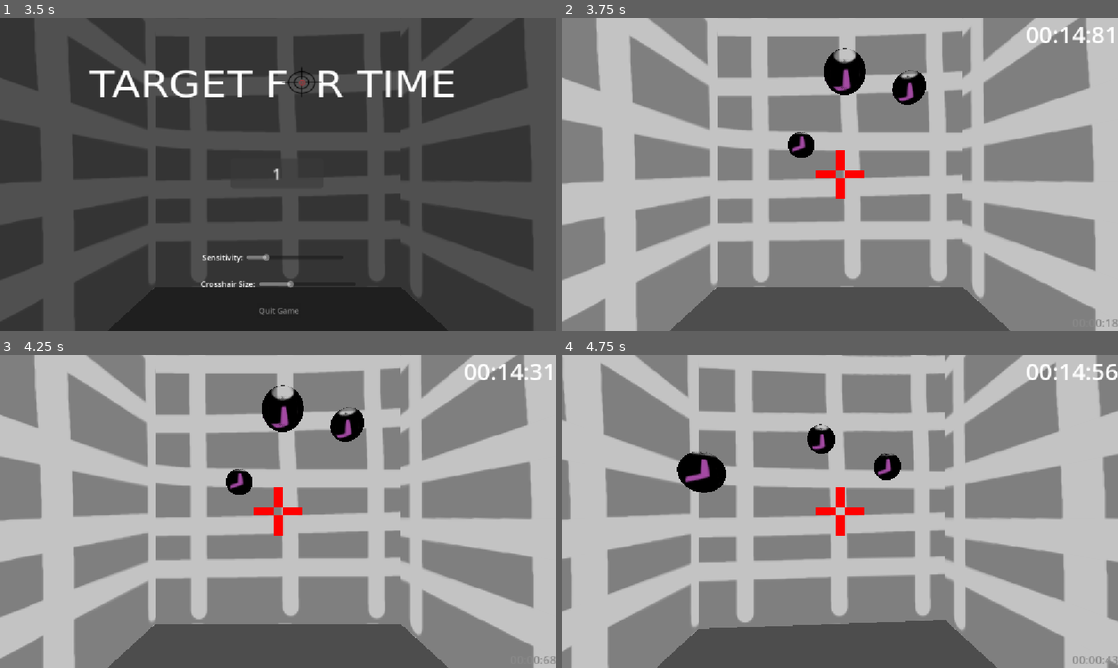
Above: before the commit, frames 1-4 (two rows, left to right).
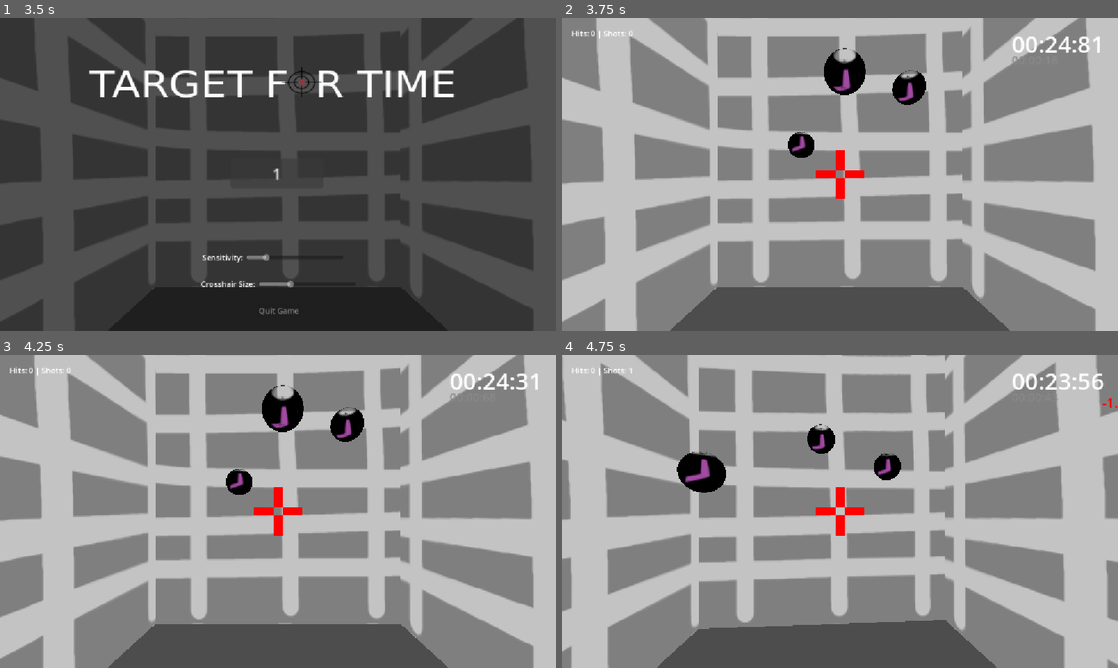
Above: after the commit, the same moments.

Repository: wiiuavi/TargetForTime
Game: Godot game, scene res://main.tscn
The game is run twice, just before and just after one commit, with the same random seed, the same clock (stepped at 60 frames per second) and the same inputs.
Inputs (mouse positions are in pixels of both pictures, inside the frame that each line leads up to):
- Up to frame 1 (3.5 s): click "Start Game" at 0.5 s; click "3" at 1.25 s; click "2" at 2 s; click "1" at 2.75 s
- Up to frame 2 (3.75 s): click "1" at 3.5 s
- Up to frame 3 (4.25 s): no input
- Up to frame 4 (4.75 s): move the mouse to (867, 511) at 4.27 s; click (867, 511) at 4.42 s

Frame 1 is identical in both runs. In frame 2, 0.7% of the frame differs, in the area x 1-100%, y 2-99%; in frame 3, 0.7%; in frame 4, 0.8%.

Commit message:
more changes.

Diff:
--- a/main.gd
+++ b/main.gd
@@ -8,9 +8,15 @@
 enum GameState { TITLE, COUNTDOWN, PLAYING, PAUSED, GAME_OVER }
 var currentState: GameState = GameState.TITLE
 
-var timeLeft: float = 15.0
+var timeLeft: float = 25.0
 var stopwatch: float = 0.0
+var targetsHit: int = 0
+var shotsFired: int = 0
+
 var suddenDeath: bool = false
+var doubleSpeed: bool = false
+var blinkTimer: float = 0.0
+
 var sensitivity: float = 0.001
 var savePath: String = "user://settings.cfg"
 
@@ -19,6 +25,7 @@
 @onready var hud: Control = $CanvasLayer/HUD
 @onready var timerLabel: Label = $CanvasLayer/HUD/TimerLabel
 @onready var stopwatchLabel: Label = $CanvasLayer/HUD/StopwatchLabel
+@onready var hudStatsLabel: Label = $CanvasLayer/HUD.find_child("StatsLabel", true, false)
 
 @onready var pauseMenu: Control = $CanvasLayer/PauseMenu
 @onready var resumeButton: Button = $CanvasLayer/PauseMenu.find_child("ResumeButton", true, false)
@@ -36,11 +43,14 @@
 @onready var gameOverScreen: Control = $CanvasLayer/GameOverScreen
 @onready var playAgainButton: Button = $CanvasLayer/GameOverScreen.find_child("PlayAgainButton", true, false)
 @onready var titleButton: Button = $CanvasLayer/GameOverScreen.find_child("TitleButton", true, false)
+@onready var gameOverStatsLabel: Label = $CanvasLayer/GameOverScreen.find_child("GameOverStatsLabel", true, false)
 
 var activePopups: Array[Label] = []
 
 func _ready() -> void:
 	process_mode = Node.PROCESS_MODE_ALWAYS
+
+	setupUILayouts()
 
 	if startButton: startButton.pressed.connect(_onStartPressed)
 	if titleQuitButton: titleQuitButton.pressed.connect(_onQuitPressed)
@@ -75,13 +85,98 @@
 	loadSettings()
 	goToTitleScreen()
 
+func setupUILayouts() -> void:
+	var screenWidth = get_viewport().get_visible_rect().size.x
+	var screenHeight = get_viewport().get_visible_rect().size.y
+
+	for screen in [titleScreen, pauseMenu, gameOverScreen, hud]:
+		if screen:
+			screen.anchors_preset = Control.PRESET_FULL_RECT
+			screen.mouse_filter = Control.MOUSE_FILTER_IGNORE if screen == hud else Control.MOUSE_FILTER_STOP
+
+	if redTint:
+		redTint.anchors_preset = Control.PRESET_FULL_RECT
+		redTint.mouse_filter = Control.MOUSE_FILTER_IGNORE
+
+	if hudStatsLabel:
+		hudStatsLabel.anchors_preset = Control.PRESET_TOP_LEFT
+		hudStatsLabel.position = Vector2(20, 20)
+		hudStatsLabel.horizontal_alignment = HORIZONTAL_ALIGNMENT_LEFT
+
+	if timerLabel:
+		timerLabel.anchors_preset = Control.PRESET_TOP_RIGHT
+		timerLabel.horizontal_alignment = HORIZONTAL_ALIGNMENT_RIGHT
+		timerLabel.position = Vector2(screenWidth - 220, 20)
+
+	if stopwatchLabel:
+		stopwatchLabel.anchors_preset = Control.PRESET_TOP_RIGHT
+		stopwatchLabel.horizontal_alignment = HORIZONTAL_ALIGNMENT_RIGHT
+		stopwatchLabel.position = Vector2(screenWidth - 220, 70)
+
+	if gameOverScreen:
+		var bg = gameOverScreen.find_child("ColorRect", true, false)
+		if bg:
+			bg.anchors_preset = Control.PRESET_FULL_RECT
+			bg.color = Color(0, 0, 0, 0.85)
+
+		var goTitle = gameOverScreen.find_child("Label", true, false)
+		if goTitle and goTitle != gameOverStatsLabel:
+			goTitle.text = "GAME OVER"
+			goTitle.add_theme_font_size_override("font_size", 56)
+			goTitle.horizontal_alignment = HORIZONTAL_ALIGNMENT_CENTER
+			goTitle.size = Vector2(400, 70)
+			goTitle.position = Vector2((screenWidth - 400) / 2.0, screenHeight * 0.15)
+
+		if gameOverStatsLabel:
+			gameOverStatsLabel.horizontal_alignment = HORIZONTAL_ALIGNMENT_CENTER
+			gameOverStatsLabel.add_theme_font_size_override("font_size", 26)
+			gameOverStatsLabel.size = Vector2(360, 160)
+			gameOverStatsLabel.position = Vector2(
+				(screenWidth - 360) / 2.0,
+				screenHeight * 0.32
+			)
+
+		var buttonWidth = 320.0
+		var buttonHeight = 50.0
+
+		if playAgainButton:
+			playAgainButton.custom_minimum_size = Vector2(buttonWidth, buttonHeight)
+			playAgainButton.size = Vector2(buttonWidth, buttonHeight)
+			playAgainButton.add_theme_font_size_override("font_size", 22)
+			playAgainButton.position = Vector2(
+				(screenWidth - buttonWidth) / 2.0,
+				screenHeight * 0.62
+			)
+
+		if titleButton:
+			titleButton.custom_minimum_size = Vector2(buttonWidth, buttonHeight)
+			titleButton.size = Vector2(buttonWidth, buttonHeight)
+			titleButton.add_theme_font_size_override("font_size", 22)
+			titleButton.position = Vector2(
+				(screenWidth - buttonWidth) / 2.0,
+				screenHeight * 0.73
+			)
+
 func _process(delta: float) -> void:
 	if currentState == GameState.PLAYING:
-		timeLeft -= delta
+		if doubleSpeed:
+			timeLeft -= (delta * 2.0)
+
+			blinkTimer += delta * 6.0
+			if int(blinkTimer) % 2 == 0:
+				timerLabel.add_theme_color_override("font_color", Color.WHITE)
+			else:
+				timerLabel.add_theme_color_override("font_color", Color(1, 0.2, 0.2))
+		else:
+			timeLeft -= delta
+
 		stopwatch += delta
 
-		if stopwatch >= 60.0 and not suddenDeath:
+		if stopwatch >= 30.0 and not suddenDeath:
 			triggerSuddenDeath()
+
+		if stopwatch >= 60.0 and not doubleSpeed:
+			doubleSpeed = true
 
 		if timeLeft <= 0:
 			timeLeft = 0
@@ -106,24 +201,32 @@
 				shoot()
 
 func shoot() -> void:
+	shotsFired += 1
+
 	if raycast.is_colliding():
 		var collider = raycast.get_collider()
 		if collider and collider.has_method("onHit"):
+			targetsHit += 1
+
 			var dist = camera.global_position.distance_to(collider.global_position)
 			var timeBonus = 0.0
 
-			if dist > 6.0: timeBonus = 1.0
-			elif dist > 4.0: timeBonus = 0.5
-			else: timeBonus = 0.25
+			if dist > 6.0: timeBonus = 0.5
+			elif dist > 4.0: timeBonus = 0.25
+			else: timeBonus = 0.125
 
 			if suddenDeath:
 				timeBonus /= 2.0
 
 			timeLeft += timeBonus
-			showTimePopup(timeBonus)
+			showTimePopup(timeBonus, true)
 
 			collider.onHit()
 			spawnTarget()
+			return
+
+	timeLeft -= 1.0
+	showTimePopup(-1.0, false)
 
 func spawnTarget() -> void:
 	var newTarget = targetScene.instantiate()
@@ -141,9 +244,13 @@
 		node.queue_free()
 
 func resetGameData() -> void:
-	timeLeft = 15.0
+	timeLeft = 25.0
 	stopwatch = 0.0
+	targetsHit = 0
+	shotsFired = 0
 	suddenDeath = false
+	doubleSpeed = false
+	blinkTimer = 0.0
 	redTint.hide()
 	timerLabel.add_theme_color_override("font_color", Color.WHITE)
 	clearTargets()
@@ -162,6 +269,7 @@
 	crosshairRect.hide()
 
 	if startButton: startButton.text = "Start Game"
+	if playAgainButton: playAgainButton.text = "Play Again"
 	clearTargets()
 
 func _onStartPressed() -> void:
@@ -181,6 +289,21 @@
 	if titleSensSlider: titleSensSlider.editable = true
 	if titleSizeSlider: titleSizeSlider.editable = true
 	if titleQuitButton: titleQuitButton.disabled = false
+	startGame()
+
+func _onPlayAgainPressed() -> void:
+	currentState = GameState.COUNTDOWN
+
+	if titleButton: titleButton.disabled = true
+
+	if playAgainButton: playAgainButton.text = "3"
+	await get_tree().create_timer(1.0).timeout
+	if playAgainButton: playAgainButton.text = "2"
+	await get_tree().create_timer(1.0).timeout
+	if playAgainButton: playAgainButton.text = "1"
+	await get_tree().create_timer(1.0).timeout
+
+	if titleButton: titleButton.disabled = false
 	startGame()
 
 func startGame() -> void:
@@ -219,11 +342,25 @@
 	hud.hide()
 	crosshairRect.hide()
 	redTint.hide()
+
+	if playAgainButton:
+		playAgainButton.text = "Play Again"
+
+	var accuracy = 0.0
+	if shotsFired > 0:
+		accuracy = (float(targetsHit) / float(shotsFired)) * 100.0
+
+	if gameOverStatsLabel:
+		gameOverStatsLabel.text = "Time Survived: %s\nTargets Hit: %d\nShots Fired: %d\nAccuracy: %.1f%%" % [formatTime(stopwatch), targetsHit, shotsFired, accuracy]
+
 	gameOverScreen.show()
 
 func updateHUD() -> void:
 	timerLabel.text = formatTime(timeLeft)
 	stopwatchLabel.text = formatTime(stopwatch)
+
+	if hudStatsLabel:
+		hudStatsLabel.text = "Hits: %d | Shots: %d" % [targetsHit, shotsFired]
 
 func formatTime(time: float) -> String:
 	var m = int(time) / 60
@@ -231,11 +368,15 @@
 	var ms = int(fmod(time, 1.0) * 100)
 	return "%02d:%02d:%02d" % [m, s, ms]
 
-func showTimePopup(amount: float) -> void:
+func showTimePopup(amount: float, isHit: bool) -> void:
 	var lbl = Label.new()
-	lbl.text = "+%.2f" % amount
+	lbl.text = ("+" if amount > 0 else "") + "%.2f" % amount
 	lbl.add_theme_font_size_override("font_size", 28)
-	lbl.add_theme_color_override("font_color", Color.GREEN if not suddenDeath else Color.ORANGE)
+
+	if isHit:
+		lbl.add_theme_color_override("font_color", Color.GREEN if not suddenDeath else Color.ORANGE)
+	else:
+		lbl.add_theme_color_override("font_color", Color.RED)
 
 	hud.add_child(lbl)
 
@@ -273,9 +414,6 @@
 func _onResumePressed() -> void:
 	togglePause()
 
-func _onPlayAgainPressed() -> void:
-	startGame()
-
 func _onTitlePressed() -> void:
 	goToTitleScreen()
 
--- a/main.tscn
+++ b/main.tscn
@@ -152,6 +152,11 @@
 text = "00:00:00"
 horizontal_alignment = 2
 
+[node name="StatsLabel" type="Label" parent="CanvasLayer/HUD" unique_id=985652364]
+layout_mode = 0
+offset_right = 40.0
+offset_bottom = 23.0
+
 [node name="StopwatchLabel" type="Label" parent="CanvasLayer/HUD" unique_id=43569961]
 layout_mode = 1
 anchors_preset = 3
@@ -286,6 +291,11 @@
 horizontal_alignment = 1
 vertical_alignment = 1
 
+[node name="GameOverStatsLabel" type="Label" parent="CanvasLayer/GameOverScreen" unique_id=1940401667]
+layout_mode = 0
+offset_right = 40.0
+offset_bottom = 23.0
+
 [node name="PlayAgainButton" type="Button" parent="CanvasLayer/GameOverScreen" unique_id=1720148781]
 layout_mode = 0
 offset_right = 8.0
Not shown, changed: README.md
